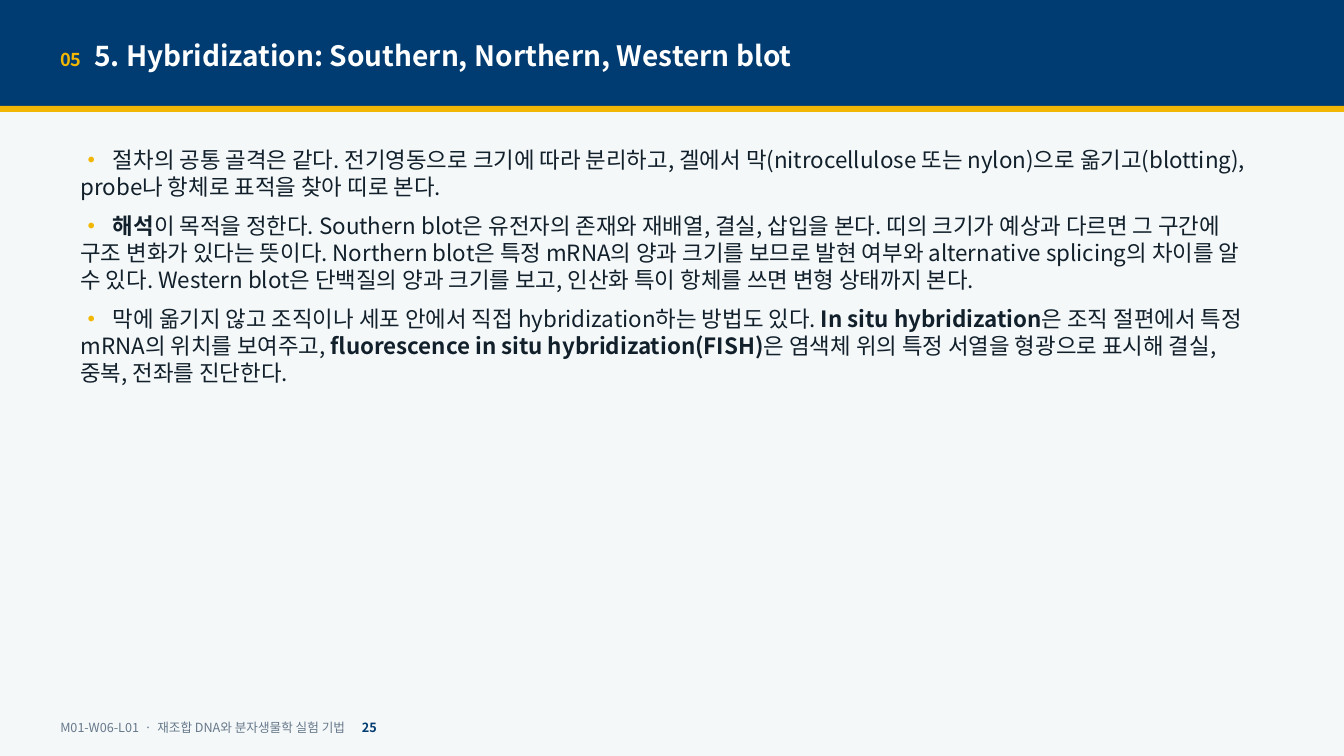
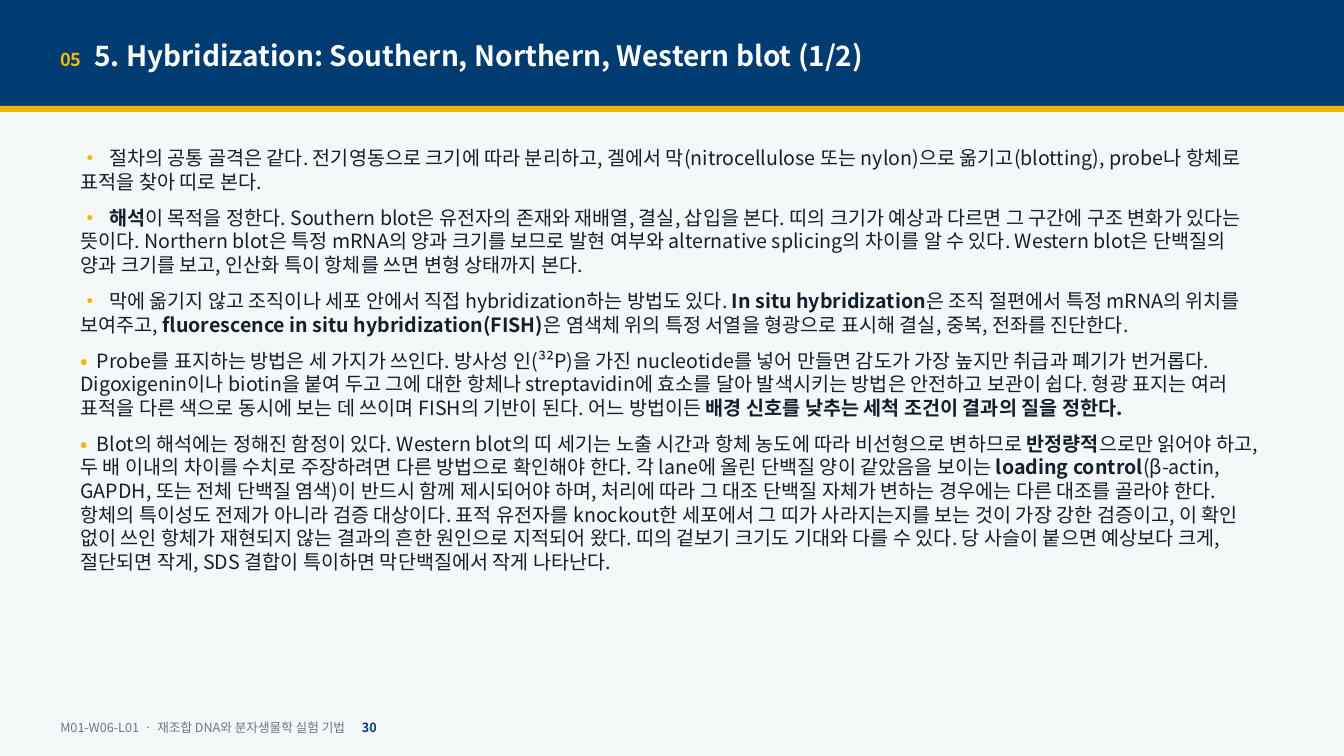
Before and after one commit to hoperiasd2/hoperiasd2.github.io, a slide deck: slide 30 of curriculum/M01/W06/L01/slides.pptx (slide 25 before the commit). Drawn at 1344x756 pixels with LibreOffice and Linux fonts; fonts in the diff are those of the drawing. Boxes give left, top, right and bottom in pixels: in the first picture for what was removed or moved away, otherwise in the second. Text is boxed around its words. In the diff, an @@ line names an element or a change of style, - is before the commit and + after.

```diff
--- a/curriculum/M01/W06/L01/slides.pptx
+++ b/curriculum/M01/W06/L01/slides.pptx
@@ text at (60,43,863,73): text changed @@
-05 5. Hybridization: Southern, Northern, Western blot
+05 5. Hybridization: Southern, Northern, Western blot (1/2)
@@ text at (80,148,1241,337): size 16 to 14 pt in "• 절차의 공통 골격은 같다. 전기영동으로 크기에 ...", "• 해석이 목적을 정한다. Southern blot은 유전자의 ...", "• 막에 옮기지 않고 조직이나 세포 안에서 ..." @@
@@ text at (80,350,1258,573): paragraphs added @@
+• Probe를 표지하는 방법은 세 가지가 쓰인다. 방사성 인(³²P)을 가진 nucleotide를 넣어 만들면 감도가 가장 높지만 취급과 폐기가 번거롭다. Digoxigenin이나 biotin을 붙여 두고 그에 대한 항체나 streptavidin에 효소를 달아 발색시키는 방법은 안전하고 보관이 쉽다. 형광 표지는 여러 표적을 다른 색으로 동시에 보는 데 쓰이며 FISH의 기반이 된다. 어느 방법이든 배경 신호를 낮추는 세척 조건이 결과의 질을 정한다.
+• Blot의 해석에는 정해진 함정이 있다. Western blot의 띠 세기는 노출 시간과 항체 농도에 따라 비선형으로 변하므로 반정량적으로만 읽어야 하고, 두 배 이내의 차이를 수치로 주장하려면 다른 방법으로 확인해야 한다. 각 lane에 올린 단백질 양이 같았음을 보이는 loading control(β-actin, GAPDH, 또는 전체 단백질 염색)이 반드시 함께 제시되어야 하며, 처리에 따라 그 대조 단백질 자체가 변하는 경우에는 다른 대조를 골라야 한다. 항체의 특이성도 전제가 아니라 검증 대상이다. 표적 유전자를 knockout한 세포에서 그 띠가 사라지는지를 보는 것이 가장 강한 검증이고, 이 확인 없이 쓰인 항체가 재현되지 않는 결과의 흔한 원인으로 지적되어 왔다. 띠의 겉보기 크기도 기대와 다를 수 있다. 당 사슬이 붙으면 예상보다 크게, 절단되면 작게, SDS 결합이 특이하면 막단백질에서 작게 나타난다.
@@ text at (60,721,377,733): text changed @@
-M01-W06-L01 · 재조합 DNA와 분자생물학 실험 기법 25
+M01-W06-L01 · 재조합 DNA와 분자생물학 실험 기법 30
```
Also in this commit, not shown: 40 other slides changed, 15 slides added, 5 other files.
